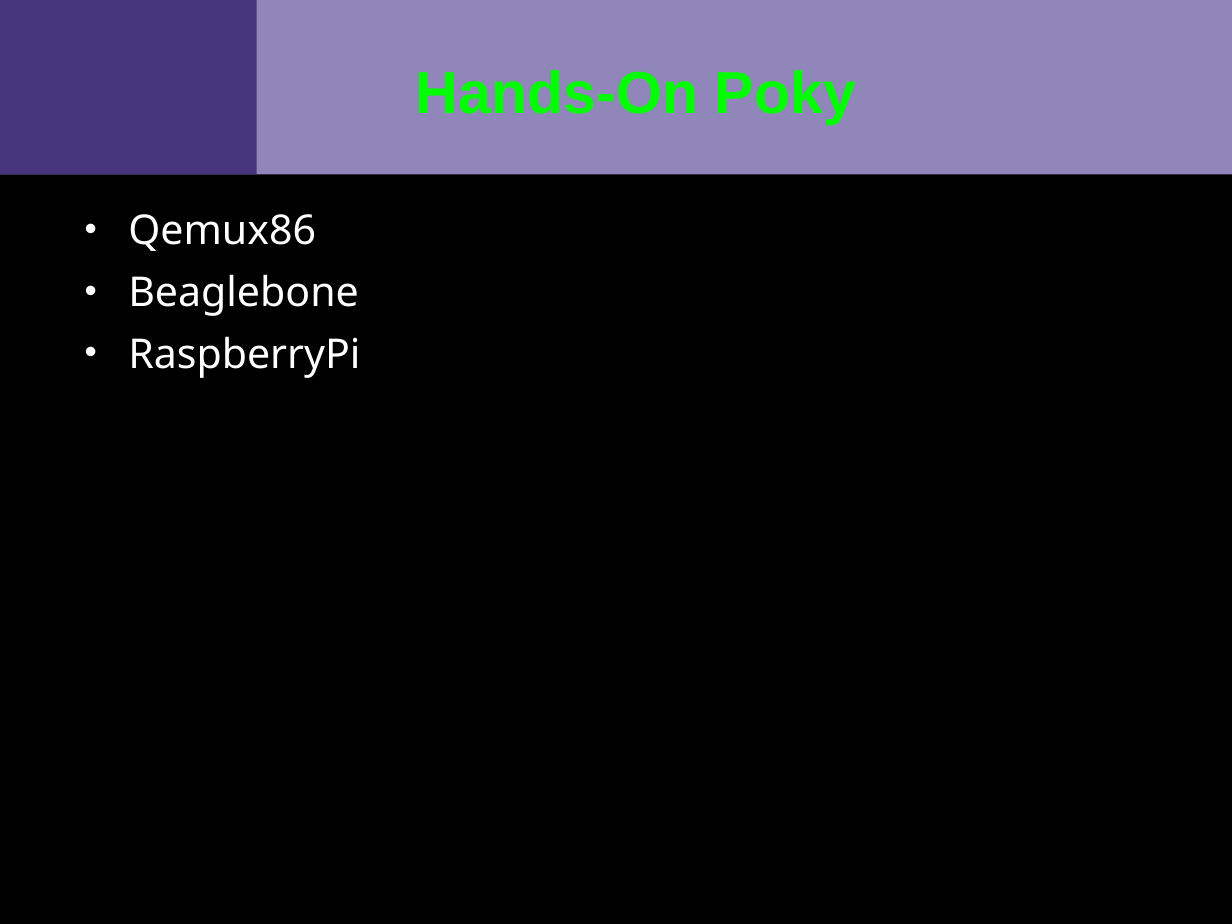
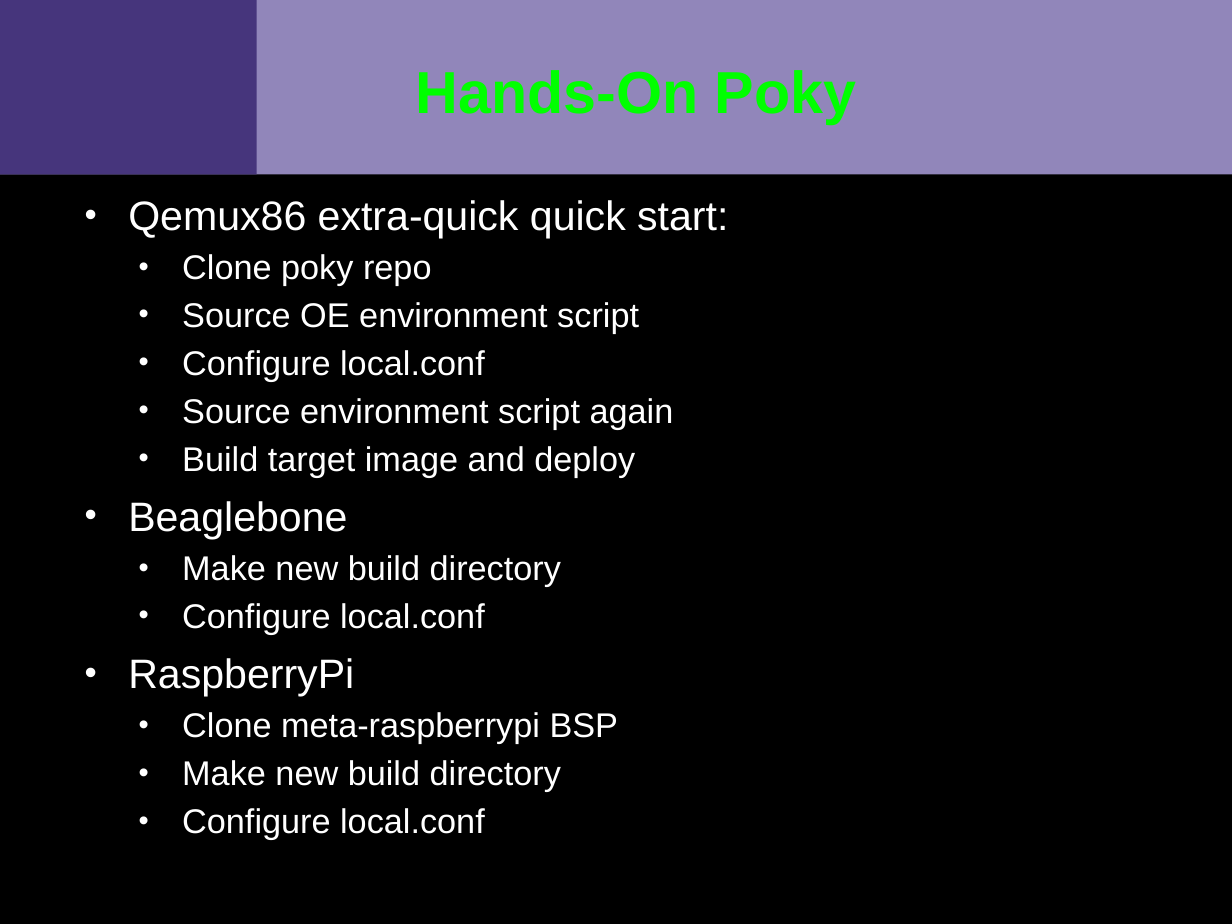
Before and after one commit to VCTLabs/scale13x-presentations, a slide deck: slide 8 of yocto_scale_handout.odp. Drawn at 1232x924 pixels with LibreOffice and Linux fonts; fonts in the diff are those of the drawing; background and template pictures are left out. Boxes give left, top, right and bottom in pixels: in the first picture for what was removed or moved away, otherwise in the second. Text is boxed around its words. In the diff, an @@ line names an element or a change of style, - is before the commit and + after.

```diff
--- a/yocto_scale_handout.odp
+++ b/yocto_scale_handout.odp
@@ text "Qemux86 extra-quick quick start:": place and size @@
-text "Qemux86 extra-quick quick start:" at [128, 214, 360, 378]
+text "Qemux86 extra-quick quick start:" at [128, 200, 728, 840]
@@ text at [128, 200, 728, 477]: text changed; size 24 to 20 pt; font Noto Sans to Arial @@
-• Qemux86
+• Qemux86 extra-quick quick start:
+  • Clone poky repo
+  • Source OE environment script
+  • Configure local.conf
+  • Source environment script again
+  • Build target image and deploy
@@ text at [128, 501, 354, 696]: font Noto Sans to Arial in "Beaglebone", "RaspberryPi" @@
@@ text at [182, 555, 561, 634]: paragraphs added @@
+  • Make new build directory
+  • Configure local.conf
@@ text at [182, 712, 619, 840]: paragraphs added @@
+  • Clone meta-raspberrypi BSP
+  • Make new build directory
+  • Configure local.conf
```
Also in this commit, not shown: 2 other slides changed.
